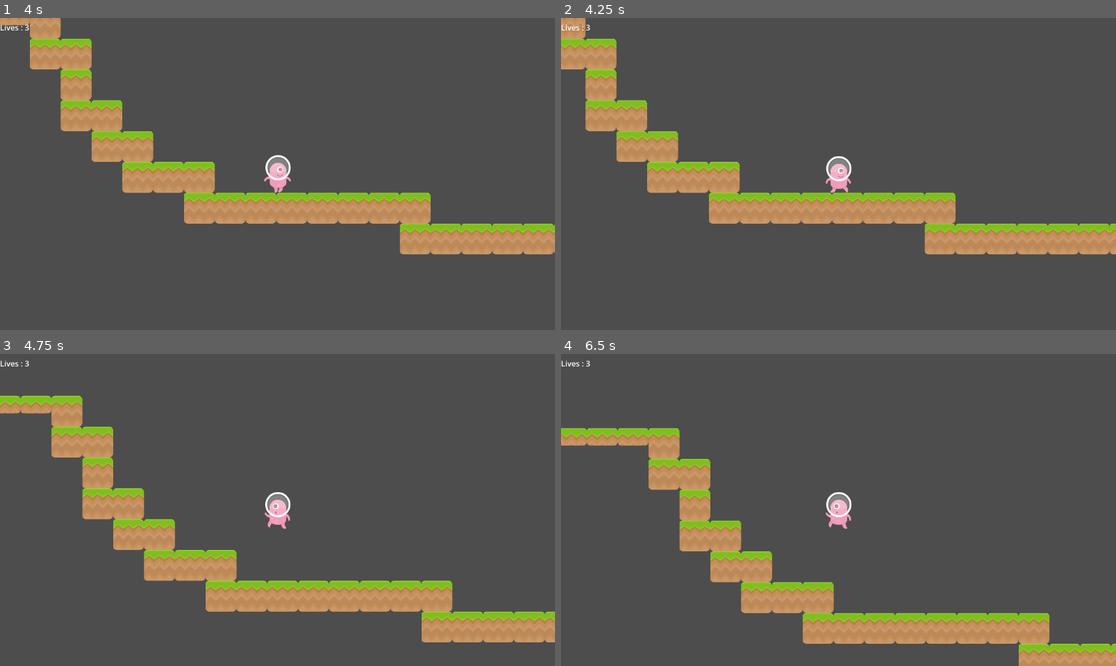
Above: before the commit, frames 1-4 (two rows, left to right).
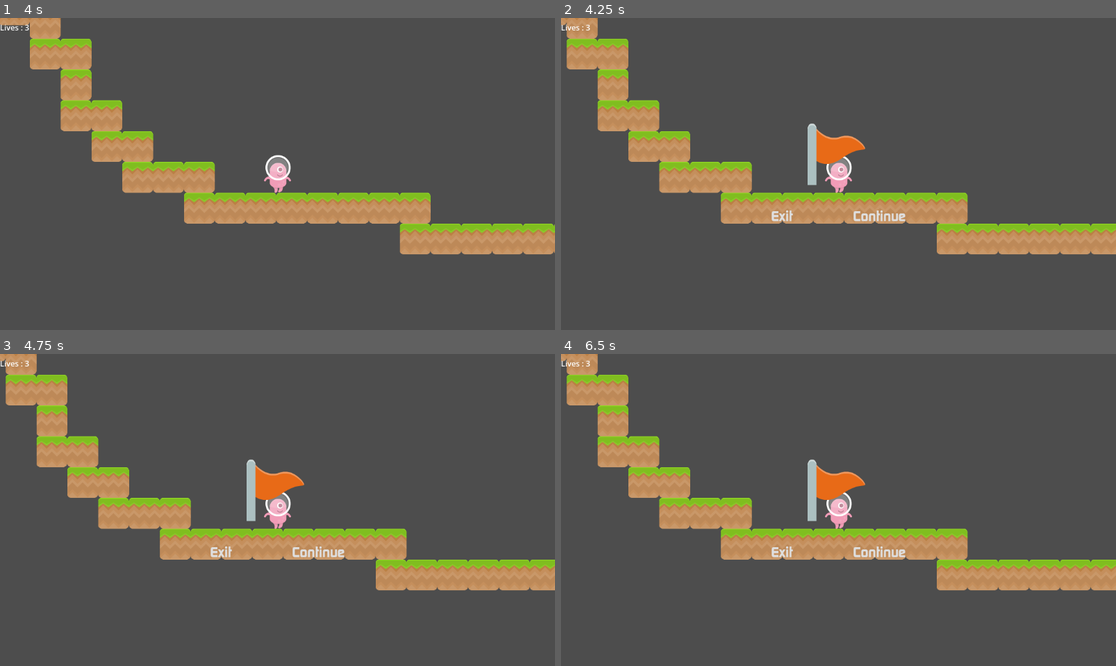
Above: after the commit, the same moments.

Repository: naylafn/tutorial6-gamedev
Game: Godot game, scene res://scenes/Level 1.tscn
Two runs of this game, one before a commit and one after it. Both use one fixed random seed, a clock stepped at 60 frames per second and the inputs below. This scene is started directly instead of the project's main scene.
Inputs:
- Up to frame 1 (4 s): hold Right (right) 0.53-2.03 s; tap Space (jump) at 0.77, 1.52, 3.02, 3.77 s; hold Left (left) 2.03-2.78 s; tap Enter at 2.75 s; hold Right (right) from 2.78 s (still down)
- Up to frame 2 (4.25 s): keep holding Right (right); tap Escape (pause, bound only after the commit) at 4.15 s
- Up to frame 3 (4.75 s): release Right (right) at 4.28 s; hold Left (left) from 4.28 s (still down); tap Space (jump) at 4.52 s
- Up to frame 4 (6.5 s): release Left (left) at 5.03 s; hold Right (right) 5.03-5.78 s; hold Left (left) from 5.78 s (still down); tap Space (jump) at 6.02 s

Frame 1 is identical in both runs. In frame 2, 5.1% of the frame differs, in the area x 0-100%, y 0-76%; in frame 3, 23%; in frame 4, 24%, in the area x 0-100%, y 0-100%.

Commit message:
Latihan Mandiri: implement pause menu

Diff:
--- a/project.godot
+++ b/project.godot
@@ -57,6 +57,11 @@
 , Object(InputEventKey,"resource_local_to_scene":false,"resource_name":"","device":0,"window_id":0,"alt_pressed":false, …(185 unchanged characters)…
 ]
 }
+pause={
+"deadzone": 0.2,
+"events": [Object(InputEventKey,"resource_local_to_scene":false,"resource_name":"","device":-1,"window_id":0,"alt_pressed":false,"shift_pressed":false,"ctrl_pressed":false,"meta_pressed":false,"pressed":false,"keycode":0,"physical_keycode":4194305,"key_label":0,"unicode":0,"location":0,"echo":false,"script":null)
+]
+}
 
 [rendering]
 
--- a/scenes/Level 1.tscn
+++ b/scenes/Level 1.tscn
@@ -1,10 +1,11 @@
 [gd_scene format=4 uid="uid://damkuqx1xbloy"]
 
-[ext_resource type="PackedScene" path="res://scenes/Player.tscn" id="1"]
+[ext_resource type="PackedScene" uid="uid://dw4ygdfr0erll" path="res://scenes/Player.tscn" id="1"]
 [ext_resource type="PackedScene" uid="uid://bls6pqt8flug3" path="res://scenes/tile_map.tscn" id="2_ixamt"]
 [ext_resource type="Texture2D" uid="uid://tpq0ge2lruix" path="res://assets/Familiar Looking Rocket.png" id="3"]
 [ext_resource type="PackedScene" uid="uid://bul5fybv2rytg" path="res://scenes/Area Trigger.tscn" id="4_enfm1"]
 [ext_resource type="PackedScene" uid="uid://jty4s5hfo4dq" path="res://scenes/LifeCounter.tscn" id="5_8iqp6"]
+[ext_resource type="PackedScene" uid="uid://dbgfwow1ctu7r" path="res://scenes/Pause.tscn" id="6_oecem"]
 
 [node name="Level 1" type="Node2D" unique_id=1717585696]
 
@@ -30,3 +31,5 @@
 [node name="CanvasLayer" type="CanvasLayer" parent="." unique_id=1247007660]
 
 [node name="LifeCounter" parent="CanvasLayer" unique_id=1022935882 instance=ExtResource("5_8iqp6")]
+
+[node name="Pause" parent="." unique_id=457456954 instance=ExtResource("6_oecem")]
--- a/scenes/Level 2.tscn
+++ b/scenes/Level 2.tscn
@@ -1,27 +1,30 @@
-[gd_scene load_steps=5 format=4 uid="uid://djhjj82du0q1c"]
+[gd_scene format=4 uid="uid://djhjj82du0q1c"]
 
-[ext_resource type="PackedScene" path="res://scenes/Player.tscn" id="1"]
+[ext_resource type="PackedScene" uid="uid://dw4ygdfr0erll" path="res://scenes/Player.tscn" id="1"]
 [ext_resource type="Texture2D" uid="uid://tpq0ge2lruix" path="res://assets/Familiar Looking Rocket.png" id="3"]
 [ext_resource type="PackedScene" uid="uid://bls6pqt8flug3" path="res://scenes/tile_map.tscn" id="3_ucxpt"]
 [ext_resource type="PackedScene" uid="uid://bul5fybv2rytg" path="res://scenes/Area Trigger.tscn" id="4_l54f5"]
+[ext_resource type="PackedScene" uid="uid://dbgfwow1ctu7r" path="res://scenes/Pause.tscn" id="5_c0aay"]
 
-[node name="Level 2" type="Node2D"]
+[node name="Level 2" type="Node2D" unique_id=1804132769]
 
-[node name="Player" parent="." instance=ExtResource("1")]
+[node name="Player" parent="." unique_id=1255332333 instance=ExtResource("1")]
 position = Vector2(306.864, 1732.87)
 
-[node name="Sprite2D" type="Sprite2D" parent="."]
+[node name="Sprite2D" type="Sprite2D" parent="." unique_id=482462485]
 position = Vector2(1489.02, 845.752)
 texture = ExtResource("3")
 
-[node name="TileMap" parent="." instance=ExtResource("3_ucxpt")]
+[node name="TileMap" parent="." unique_id=1721587811 instance=ExtResource("3_ucxpt")]
 tile_map_data = PackedByteArray("AAADAB0AAAAAAAAAAAAEAB0AAAAAAAAAAAAFAB0AAAAAAAAAAAAGAB0AAAAAAAAAAAAHAB0AAAAAAAAAAAAIAB …(704 unchanged characters)…
 
-[node name="win_trigger" parent="." instance=ExtResource("4_l54f5")]
+[node name="win_trigger" parent="." unique_id=1181228764 instance=ExtResource("4_l54f5")]
 position = Vector2(1586, 721)
 sceneName = "Win Screen"
 
-[node name="death_trigger" parent="." instance=ExtResource("4_l54f5")]
+[node name="death_trigger" parent="." unique_id=366046794 instance=ExtResource("4_l54f5")]
 position = Vector2(420, 2439)
 scale = Vector2(10.56, 1)
 sceneName = "Level 2"
+
+[node name="Pause" parent="." unique_id=457456954 instance=ExtResource("5_c0aay")]
--- a/scenes/LifeCounter.tscn
+++ b/scenes/LifeCounter.tscn
@@ -1,6 +1,6 @@
 [gd_scene format=3 uid="uid://jty4s5hfo4dq"]
 
-[ext_resource type="Script" uid="uid://bvy04mkxsiqmp" path="res://Label.gd" id="1_wysaa"]
+[ext_resource type="Script" uid="uid://bvy04mkxsiqmp" path="res://scripts/Label.gd" id="1_wysaa"]
 
 [node name="LifeCounter" type="MarginContainer" unique_id=1022935882]
 offset_right = 40.0
--- a/scenes/LinkButton.gd
+++ b/scenes/LinkButton.gd
@@ -3,6 +3,7 @@
 @export var scene_to_load: String
 
 func _on_New_Game_pressed():
+	print("New Game")
 	get_tree().change_scene_to_file(str("res://scenes/" + scene_to_load + ".tscn"))
 
 func _on_Try_Again_pressed():
@@ -19,3 +20,11 @@
 
 func _on_Level_2_pressed():
 	get_tree().change_scene_to_file(str("res://scenes/" + scene_to_load + ".tscn"))
+
+func _on_Exit_pressed():
+	get_tree().paused = false
+	get_tree().change_scene_to_file(str("res://scenes/" + "MainMenu" + ".tscn"))
+
+func _on_Continue_pressed():
+	get_tree().paused = false
+	get_tree().current_scene.get_node("Pause").visible = false
--- /dev/null
+++ b/scenes/Pause.tscn
@@ -0,0 +1,45 @@
+[gd_scene format=3 uid="uid://dbgfwow1ctu7r"]
+
+[ext_resource type="Texture2D" uid="uid://11mcqqmta1br" path="res://assets/kenney_platformerpack/PNG/Items/flagRed1.png" id="1_8v81o"]
+[ext_resource type="FontFile" uid="uid://cp20ih21w1lg6" path="res://assets/Fonts/continuum bold.ttf" id="2_hdb6x"]
+[ext_resource type="Script" uid="uid://dlqwihkp7qvn2" path="res://scenes/LinkButton.gd" id="3_uc2tp"]
+
+[node name="Pause" type="CanvasLayer" unique_id=457456954]
+process_mode = 3
+
+[node name="VBoxContainer" type="VBoxContainer" parent="." unique_id=765684117]
+offset_right = 1152.0
+offset_bottom = 648.0
+theme_override_constants/separation = 50
+alignment = 1
+
+[node name="CenterContainer" type="CenterContainer" parent="VBoxContainer" unique_id=2024887487]
+layout_mode = 2
+
+[node name="TextureRect" type="TextureRect" parent="VBoxContainer/CenterContainer" unique_id=121160858]
+layout_mode = 2
+texture = ExtResource("1_8v81o")
+
+[node name="HBoxContainer" type="HBoxContainer" parent="VBoxContainer" unique_id=351674824]
+layout_mode = 2
+theme_override_constants/separation = 125
+alignment = 1
+
+[node name="Exit" type="LinkButton" parent="VBoxContainer/HBoxContainer" unique_id=1744194259]
+layout_mode = 2
+theme_override_fonts/font = ExtResource("2_hdb6x")
+theme_override_font_sizes/font_size = 30
+text = "Exit"
+underline = 1
+script = ExtResource("3_uc2tp")
+
+[node name="Continue" type="LinkButton" parent="VBoxContainer/HBoxContainer" unique_id=194585390]
+layout_mode = 2
+theme_override_fonts/font = ExtResource("2_hdb6x")
+theme_override_font_sizes/font_size = 30
+text = "Continue"
+underline = 1
+script = ExtResource("3_uc2tp")
+
+[connection signal="pressed" from="VBoxContainer/HBoxContainer/Exit" to="VBoxContainer/HBoxContainer/Exit" method="_on_Exit_pressed"]
+[connection signal="pressed" from="VBoxContainer/HBoxContainer/Continue" to="VBoxContainer/HBoxContainer/Continue" method="_on_Continue_pressed"]
--- a/scenes/Player.tscn
+++ b/scenes/Player.tscn
@@ -1,76 +1,80 @@
-[gd_scene load_steps=7 format=2]
+[gd_scene format=3 uid="uid://dw4ygdfr0erll"]
 
-[ext_resource path="res://scripts/Player.gd" type="Script" id=1]
-[ext_resource path="res://assets/kenney_platformerpack/Spritesheets/spritesheet_alien.png" type="Texture2D" id=2]
+[ext_resource type="Script" uid="uid://ds1wlkyymg3h4" path="res://scripts/Player.gd" id="1"]
+[ext_resource type="Texture2D" uid="uid://dwc8dd51xoi1h" path="res://assets/kenney_platformerpack/Spritesheets/spritesheet_alien.png" id="2"]
 
-[sub_resource type="RectangleShape2D" id=1]
-extents = Vector2( 26.462, 38.442 )
+[sub_resource type="RectangleShape2D" id="1"]
+size = Vector2(52.924, 76.884)
 
-[sub_resource type="Animation" id=2]
+[sub_resource type="Animation" id="2"]
 resource_name = "Idle"
 length = 0.2
 tracks/0/type = "value"
+tracks/0/imported = false
+tracks/0/enabled = true
 tracks/0/path = NodePath("Sprite2D:frame")
 tracks/0/interp = 1
 tracks/0/loop_wrap = true
-tracks/0/imported = false
-tracks/0/enabled = true
 tracks/0/keys = {
-"times": PackedFloat32Array( 0 ),
-"transitions": PackedFloat32Array( 1 ),
+"times": PackedFloat32Array(0),
+"transitions": PackedFloat32Array(1),
 "update": 1,
-"values": [ 3 ]
+"values": [3]
 }
 
-[sub_resource type="Animation" id=3]
+[sub_resource type="Animation" id="3"]
 resource_name = "Jump"
 length = 0.2
 tracks/0/type = "value"
+tracks/0/imported = false
+tracks/0/enabled = true
 tracks/0/path = NodePath("Sprite2D:frame")
 tracks/0/interp = 1
 tracks/0/loop_wrap = true
+tracks/0/keys = {
+"times": PackedFloat32Array(0),
+"transitions": PackedFloat32Array(1),
+"update": 1,
+"values": [2]
+}
+
+[sub_resource type="Animation" id="4"]
+length = 0.4
+loop_mode = 1
+tracks/0/type = "value"
 tracks/0/imported = false
 tracks/0/enabled = true
-tracks/0/keys = {
-"times": PackedFloat32Array( 0 ),
-"transitions": PackedFloat32Array( 1 ),
-"update": 1,
-"values": [ 2 ]
-}
-
-[sub_resource type="Animation" id=4]
-length = 0.4
-loop = true
-tracks/0/type = "value"
 tracks/0/path = NodePath("Sprite2D:frame")
 tracks/0/interp = 1
 tracks/0/loop_wrap = true
-tracks/0/imported = false
-tracks/0/enabled = true
 tracks/0/keys = {
-"times": PackedFloat32Array( 0, 0.2 ),
-"transitions": PackedFloat32Array( 1, 1 ),
+"times": PackedFloat32Array(0, 0.2),
+"transitions": PackedFloat32Array(1, 1),
 "update": 1,
-"values": [ 0, 1 ]
+"values": [0, 1]
 }
 
-[node name="Player" type="CharacterBody2D"]
-script = ExtResource( 1 )
+[sub_resource type="AnimationLibrary" id="AnimationLibrary_v6fml"]
+_data = {
+&"Idle": SubResource("2"),
+&"Jump": SubResource("3"),
+&"Walk": SubResource("4")
+}
 
-[node name="CollisionShape2D" type="CollisionShape2D" parent="."]
-shape = SubResource( 1 )
+[node name="Player" type="CharacterBody2D" unique_id=2013950075]
+script = ExtResource("1")
 
-[node name="Sprite2D" type="Sprite2D" parent="."]
-position = Vector2( 0, -25 )
-scale = Vector2( 0.5, 0.5 )
-texture = ExtResource( 2 )
+[node name="CollisionShape2D" type="CollisionShape2D" parent="." unique_id=672235020]
+shape = SubResource("1")
+
+[node name="Sprite2D" type="Sprite2D" parent="." unique_id=1429512107]
+position = Vector2(0, -25)
+scale = Vector2(0.5, 0.5)
+texture = ExtResource("2")
 hframes = 4
 frame = 2
 
-[node name="Animator" type="AnimationPlayer" parent="."]
-anims/Idle = SubResource( 2 )
-anims/Jump = SubResource( 3 )
-anims/Walk = SubResource( 4 )
+[node name="Animator" type="AnimationPlayer" parent="." unique_id=1434182197]
+libraries/ = SubResource("AnimationLibrary_v6fml")
 
-[node name="Camera2D" type="Camera2D" parent="."]
-current = true
+[node name="Camera2D" type="Camera2D" parent="." unique_id=628802250]
--- a/scripts/Player.gd
+++ b/scripts/Player.gd
@@ -9,6 +9,9 @@
 @onready var animator = self.get_node("Animator")
 @onready var sprite = self.get_node("Sprite2D")
 
+@onready var pause_menu = get_parent().get_node("Pause")
+func _ready():
+	pause_menu.visible = false
 
 func get_input():
 	velocity.x = 0
@@ -40,3 +43,12 @@
 			sprite.flip_h = true
 	else:
 		animator.play("Idle")
+
+func _input(event):
+	if event.is_action_pressed("pause"):
+		toggle_pause()
+
+func toggle_pause():
+	var is_paused = get_tree().paused
+	get_tree().paused = !is_paused
+	pause_menu.visible = !is_paused
Renamed: Label.gd -> scripts/Label.gd
Renamed: Label.gd.uid -> scripts/Label.gd.uid
